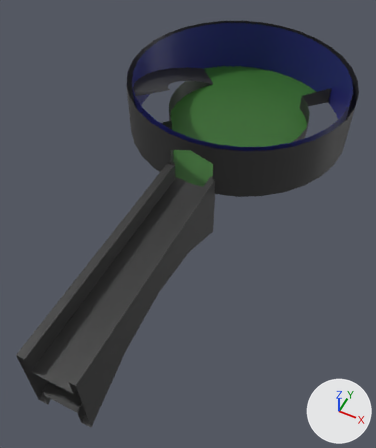
The Blender file Assets/Models/ShaderCastle/Math.blend: old version first, new version second.
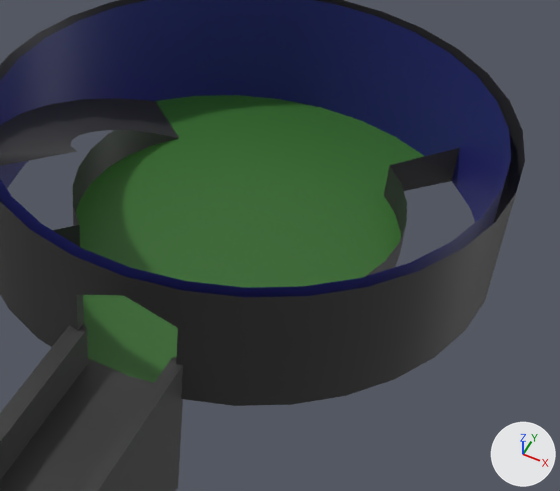
There are two pictures of each version: one whole from a camera (50 mm lens) standing at (8.5, -23.6, 18.8) and looking at (0.5, -7.4, -1.4), one close up on the part from 37% to 99% of the width and 6% to 52% of the height. Lighting does not change. The marker at lower right points along +X, +Y and +Z. The first two pictures are the older version. The same objects are shown in both versions, whatever each file hides.

Objects in the first close-up: 'Floor CCW Up Gate -col'.
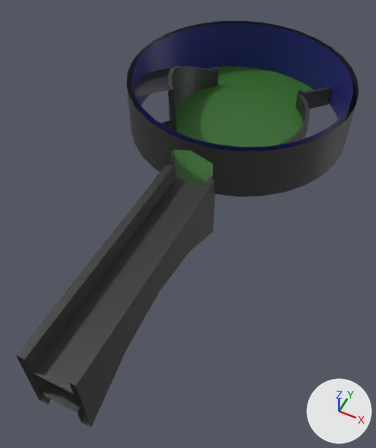
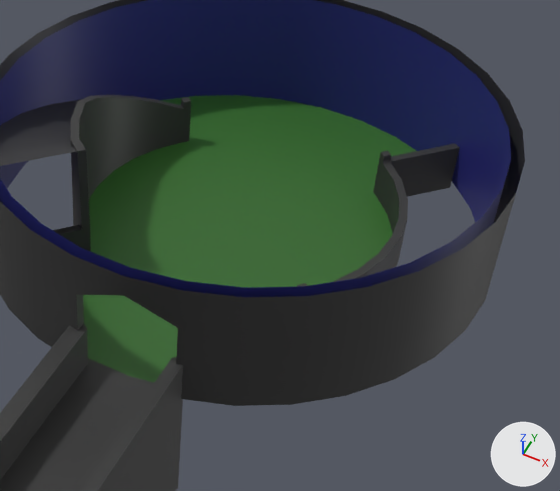
Edits to the scene script, one JSON object a line:
```json
{"block": "me_cylinder_004", "where": "# used by ob_floor_ccw_up_gate__col; location = (0.0, 0.0, 0.0)"}
{"op": "remove", "block": "me_cylinder_004", "code": "me_cylinder_004.from_pydata(...)  # 377 vertices, 280 faces; spans x -6.3..6.3, y -18.1..6.3, z -3.0..3.0"}
{"op": "add", "block": "me_cylinder_004", "code": "me_cylinder_004.from_pydata(...)  # 506 vertices, 379 faces; spans x -6.3..6.3, y -18.1..6.3, z -3.0..3.0"}
{"block": "me_cylinder_004", "change": "me_cylinder_004 part 1: a new loose piece of 56 vertices spanning x 2.6..4.2, y -3.0..4.4, z 0.0..1.2, in mat_333333 (dark grey #333333)"}
{"block": "me_cylinder_004", "change": "me_cylinder_004 part 2"}
{"block": "me_cylinder_004", "change": "4 vertices are removed from x -3.9..2.8, y -2.8..2.8, z 0.9..1.0"}
{"block": "me_cylinder_004", "change": "9 faces are deleted"}
{"block": "me_cylinder_004", "change": "7 vertices in x 3.3..4.0, y -2.2..2.2, z 0.9 move by (0.0, 0.0, -1.1)"}
{"block": "me_cylinder_004", "change": "4 vertices in x -4.0..-3.7, y -1.5..0.8, z 1.0 move by (0.0, 0.0, -1.2)"}
{"block": "me_cylinder_004", "change": "64 vertices are added at x -4.2..4.2, y -6.0..6.0, z -0.2..3.0"}
{"block": "me_cylinder_004", "change": "7 new vertices lie (0.0, 0.0, 1.0) away from vertices in x -4.2..-2.6, y -4.4..3.0, z 0.0"}
{"block": "me_cylinder_004", "change": "6 new vertices lie (0.0, 0.0, 2.8) away from vertices in x -3.9..-3.2, y -2.2..-0.7, z 0.0"}
{"block": "me_cylinder_004", "change": "1 new face joins them, mat_floor (dark green #346a2a)"}
{"block": "me_cylinder_004", "change": "14 new faces join them, mat_wall (dark blue #282b7a), smooth"}
{"block": "me_cylinder_004", "change": "46 new faces join them, mat_333333 (dark grey #333333), smooth"}
{"block": "me_cylinder_004", "change": "5 new faces join them, mat_333333 (dark grey #333333)"}
```

Location of each change, [x1, y1, x2, y2] in pixels of the close-ups (560 x 491 px):
```json
{"part": 1, "of": "me_cylinder_004", "change": "added", "after": [297, 144, 460, 287]}
{"part": 2, "of": "me_cylinder_004", "change": "built on", "before": [53, 130, 459, 276], "after": [53, 95, 452, 267]}
```
